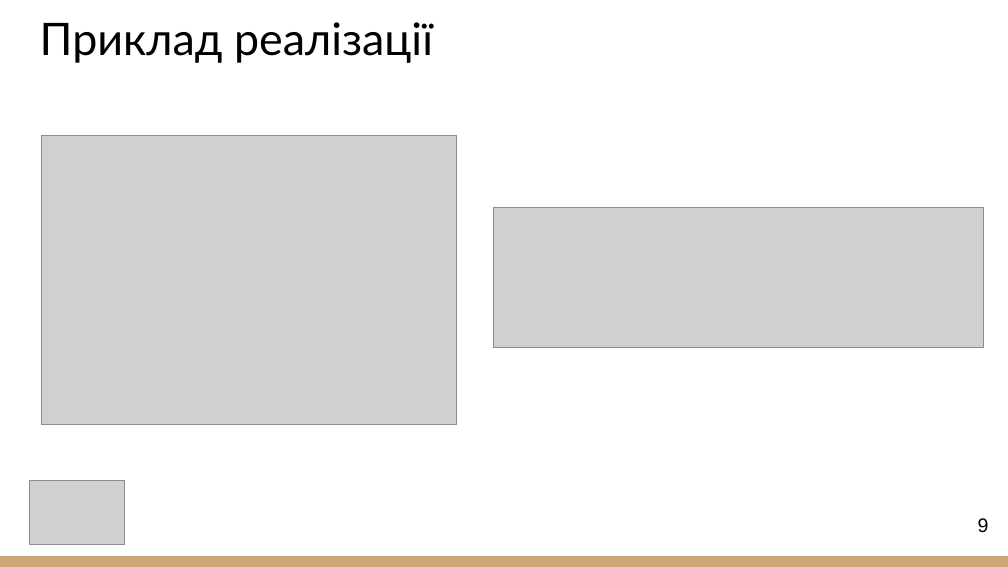
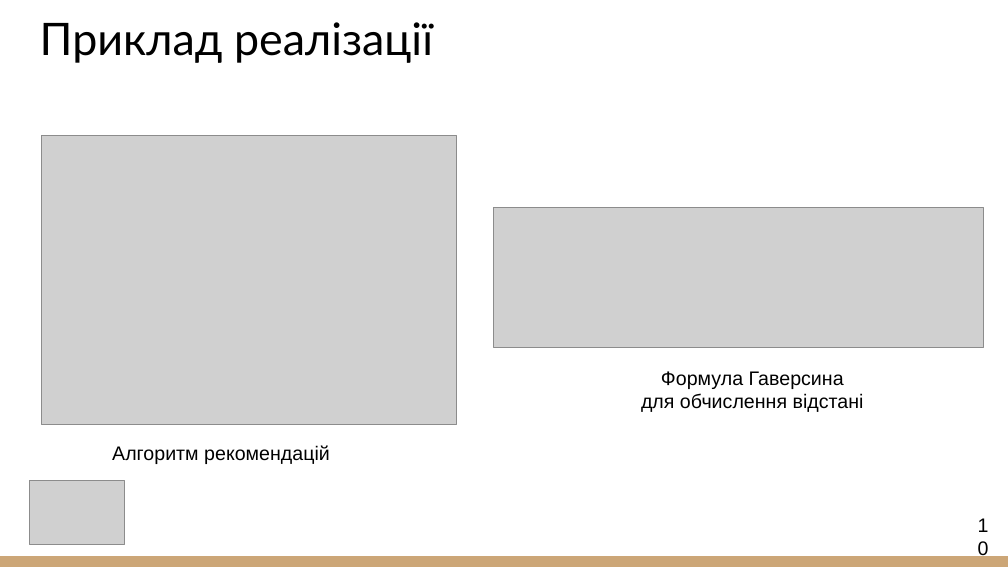
Before and after one commit to NureTanasiichukVladyslav/2025_B_PI_PZPI-21-3_Tanasiichuk_V_Y, a slide deck: slide 10 of 2025_Б_ПІ_ПЗПІ-21-3_Танасійчук_В_Є.pptx (slide 9 before the commit). Drawn at 1008x567 pixels with LibreOffice and Linux fonts; fonts in the diff are those of the drawing; grey boxes stand for pictures. Boxes give left, top, right and bottom in pixels: in the first picture for what was removed or moved away, otherwise in the second. Text is boxed around its words. In the diff, an @@ line names an element or a change of style, - is before the commit and + after.

```diff
--- a/2025_Б_ПІ_ПЗПІ-21-3_Танасійчук_В_Є.pptx
+++ b/2025_Б_ПІ_ПЗПІ-21-3_Танасійчук_В_Є.pptx
@@ text added at (641,371,864,412), 14 pt, text #000000 @@
+Формула Гаверсина
+для обчислення відстані
@@ text added at (112,445,330,464), 14 pt, text #000000 @@
+Алгоритм рекомендацій
@@ page number at (978,518,989,533): text changed @@
-9
+10
```
Also in this commit, not shown: 7 other slides changed, 1 slide added.
